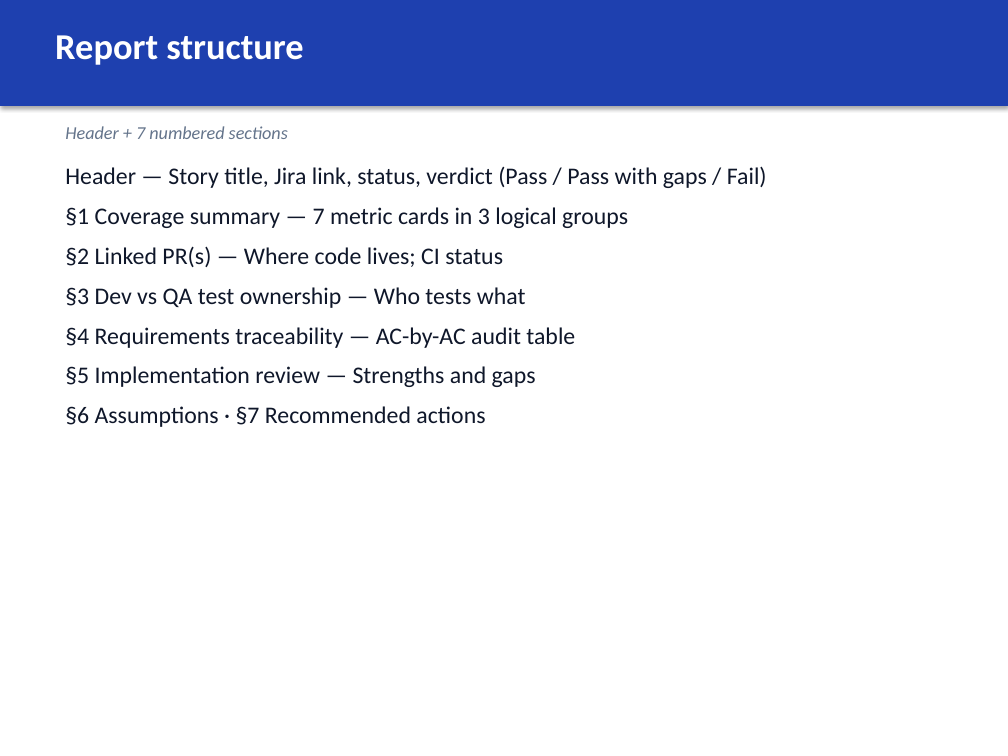
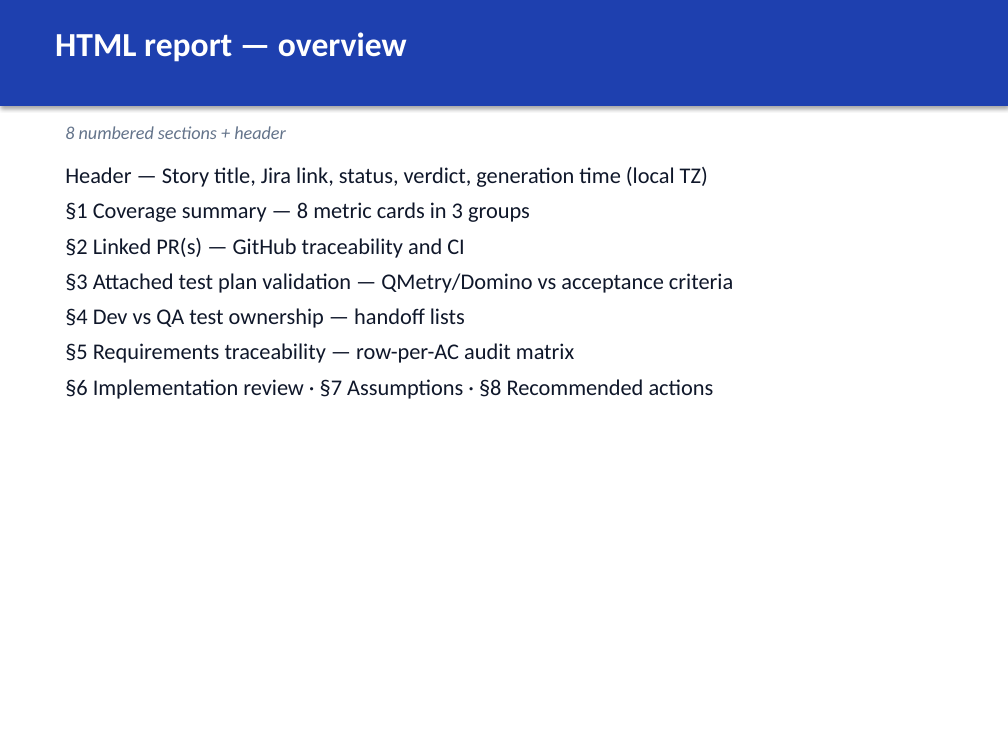
Before and after one commit to mgunjal11/pegasus-qa-agents-lab-copy, a slide deck: slide 7 of docs/MSC-Code-Coverage-Validator-Guide.pptx (slide 5 before the commit). Drawn at 1008x756 pixels with LibreOffice and Linux fonts; fonts in the diff are those of the drawing. Boxes give left, top, right and bottom in pixels: in the first picture for what was removed or moved away, otherwise in the second. Text is boxed around its words. In the diff, an @@ line names an element or a change of style, - is before the commit and + after.

```diff
--- a/docs/MSC-Code-Coverage-Validator-Guide.pptx
+++ b/docs/MSC-Code-Coverage-Validator-Guide.pptx
@@ text at box(55, 32, 407, 62): text changed; size 26 to 24 pt @@
-Report structure
+HTML report — overview
@@ text at box(65, 126, 286, 139): text changed @@
-Header + 7 numbered sections
+8 numbered sections + header
@@ text at box(65, 167, 733, 399): text changed; size 17 to 16 pt @@
-Header — Story title, Jira link, status, verdict (Pass / Pass with gaps / Fail)
-§1 Coverage summary — 7 metric cards in 3 logical groups
-§2 Linked PR(s) — Where code lives; CI status
-§3 Dev vs QA test ownership — Who tests what
-§4 Requirements traceability — AC-by-AC audit table
-§5 Implementation review — Strengths and gaps
-§6 Assumptions · §7 Recommended actions
+Header — Story title, Jira link, status, verdict, generation time (local TZ)
+§1 Coverage summary — 8 metric cards in 3 groups
+§2 Linked PR(s) — GitHub traceability and CI
+§3 Attached test plan validation — QMetry/Domino vs acceptance criteria
+§4 Dev vs QA test ownership — handoff lists
+§5 Requirements traceability — row-per-AC audit matrix
+§6 Implementation review · §7 Assumptions · §8 Recommended actions
```
Also in this commit, not shown: 6 other slides changed, 9 slides added, 5 slides removed, 2 other files.
